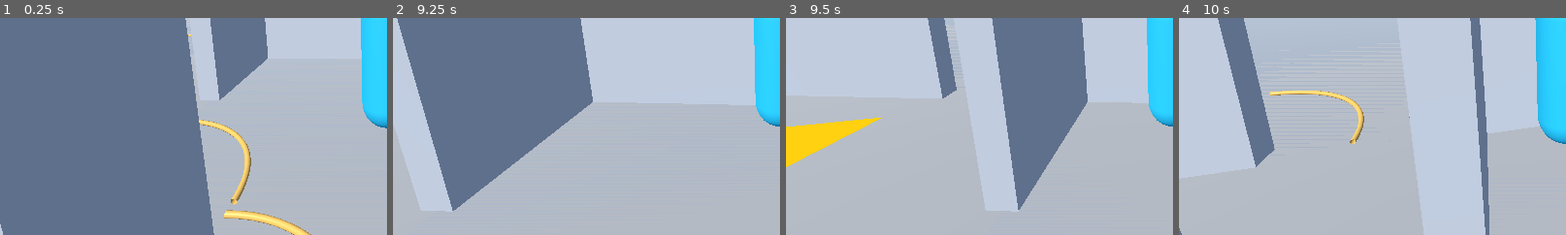
Above: before the commit, frames 1-4 (left to right).
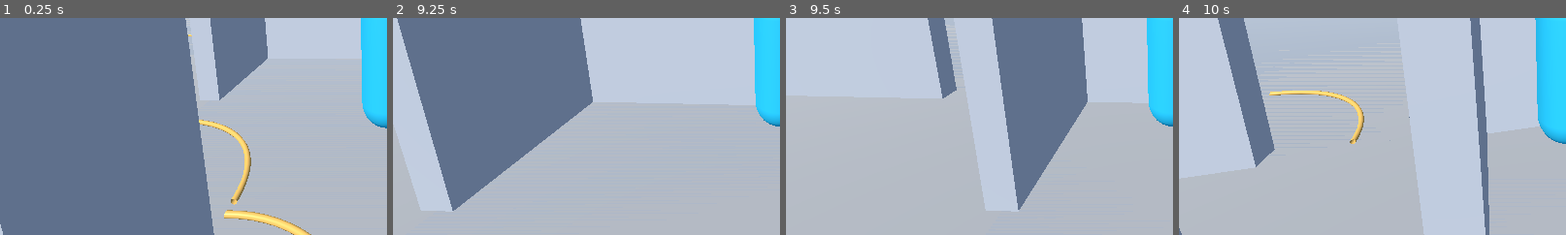
Above: after the commit, the same moments.

Repository: evanqjones/Comp440Project3
Game: Godot game, scene res://scenes/school_blockout_preview.tscn
Two runs of this game, one before a commit and one after it. Both use one fixed random seed, a clock stepped at 60 frames per second and the inputs below.
Inputs (mouse positions are % of the whole screen's width and height, from its top left):
- Up to frame 1 (0.25 s): no input
- Up to frame 2 (9.25 s): tap Enter at 0.5, 7.25 s; move the mouse to (55, 50) at 0.52 s; hold Shift 0.53-1.28 s; hold W 0.53-5.78 s; move the mouse to (45, 50) at 1.27 s; tap Z every 1.5 s from 1.35 to 8.85 s; move the mouse to (52, 48) at 2.02 s; hold Shift 2.03-2.78 s; move the mouse to (49, 52) at 2.77 s; move the mouse to (57, 51) at 3.52 s; hold Shift 3.53-4.28 s; move the mouse to (42, 49) at 4.27 s; move the mouse to (51, 50) at 5.02 s; hold Shift 5.03-5.78 s; move the mouse to (46, 48) at 5.77 s; hold D 5.78-6.53 s; tap Space at 6.5 s; move the mouse to (55, 50) at 6.52 s; hold Shift 6.53-7.28 s; hold W 6.53-8.78 s; move the mouse to (45, 50) at 7.27 s; move the mouse to (52, 48) at 8.02 s; hold Shift 8.03-8.78 s; move the mouse to (49, 52) at 8.77 s; hold A from 8.78 s (still down)
- Up to frame 3 (9.5 s): keep holding A
- Up to frame 4 (10 s): move the mouse to (57, 51) at 9.52 s; release A at 9.53 s; hold W from 9.53 s (still down); hold Shift from 9.53 s (still down)
The pictures show only the part of the screen within x 0-50%, y 50-100%; the shares and areas given below are measured in that part.

Frames 1-2 are identical in both runs. In frame 3, 2.3% of the frame differs, in the area x 0-25%, y 45-69%; in frame 4, nothing differs.

Commit message:
Reduce monster search cone by 75 percent

Diff:
--- a/scenes/monster_placeholder.gd
+++ b/scenes/monster_placeholder.gd
@@ -1,7 +1,7 @@
 extends Node3D
 
-@export_range(2.0, 20.0, 0.5) var sight_distance: float = 3.0
-@export_range(0.5, 8.0, 0.125) var sight_half_width: float = 1.125
+@export_range(0.25, 20.0, 0.125) var sight_distance: float = 0.75
+@export_range(0.125, 8.0, 0.03125) var sight_half_width: float = 0.28125
 
 func _ready() -> void:
     _create_opaque_search_cone()
Not shown, changed: GODOT_SCHOOL_PREVIEW.md
Not shown, changed: WORK_LOG.md
